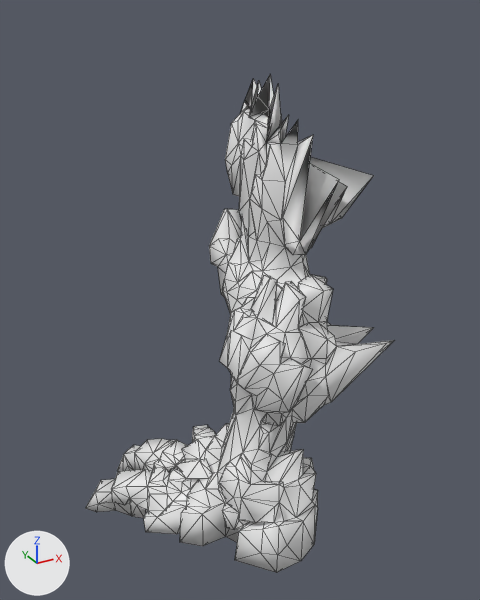
The OBJ model src/main/resources/assets/kn8/meshes/kaiju_no9_fusion/leg_left.obj as it was, and as the next commit left it.
The view is the same before and after, from a camera (50 mm lens) standing at (-2.2, -2.69, 2.67) and looking at (-0.68, 0.08, 1.29). The lights are fixed; the arrows at lower left show +X, +Y and +Z. The picture after the commit comes second. Mesh edges are drawn as thin lines. Where no turn or scale is listed for an object, it has been applied to the vertices. Vertices at exactly the same position are counted once.

The scene before the commit, as lines of its bpy script (objects in view):
```python
me_leg_left = bpy.data.meshes.new('leg_left')
me_leg_left.from_pydata(...)  # 771 vertices, 1551 faces; spans x -1.52..-0.12, y -0.53..0.73, z 0.0..2.39
ob_leg_left = bpy.data.objects.new('leg_left', me_leg_left)
ob_leg_left.location = (0.0, 0.0, 0.0)
```
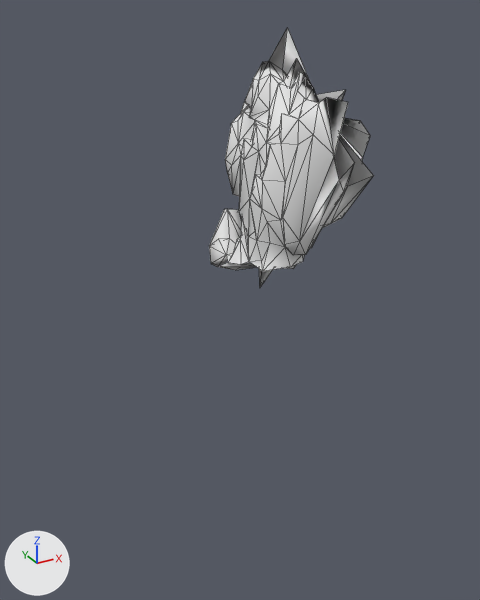
Location of each change, [x1, y1, x2, y2] in pixels of the pictures (480 x 600 px):
'leg_left', reshaped (46% narrower, 48% shorter)
    before: [85, 75, 394, 573]
    after: [209, 28, 374, 287]
part 1 of me_leg_left, cut back
    before: [85, 255, 394, 573]
    after: [218, 262, 296, 287]
part 2 of me_leg_left, built on
    before: [242, 76, 373, 254]
    after: [254, 28, 374, 254]

The change, as a diff of the scene's bpy script:
```diff
--- a/src/main/resources/assets/kn8/meshes/kaiju_no9_fusion/leg_left.obj.py
+++ b/src/main/resources/assets/kn8/meshes/kaiju_no9_fusion/leg_left.obj.py
@@ me_leg_left @@
 # used by ob_leg_left; location = (0.0, 0.0, 0.0)
-me_leg_left.from_pydata(...)  # 771 vertices, 1551 faces; spans x -1.52..-0.12, y -0.53..0.73, z 0.0..2.39
+me_leg_left.from_pydata(...)  # 211 vertices, 418 faces; spans x -0.71..0.06, y -0.28..0.44, z 1.28..2.59
+# me_leg_left part 1: 613 vertices removed from x -1.52..-0.13, y -0.53..0.73, z 0.0..1.5; 1 vertex added at x -0.52, y 0.12, z 1.43
+# me_leg_left part 2: 1 vertex removed from x -0.42, y 0.11, z 2.03; 53 vertices added at x -0.48..0.06, y -0.28..0.37, z 1.86..2.59
```
